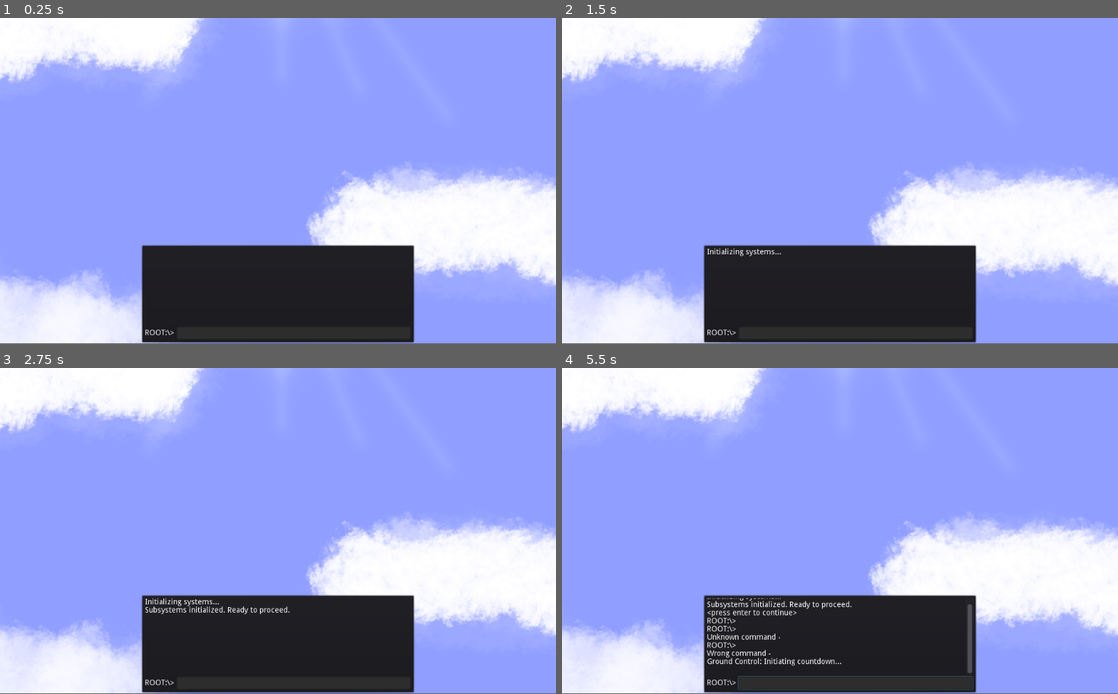
Above: before the commit, frames 1-4 (two rows, left to right).
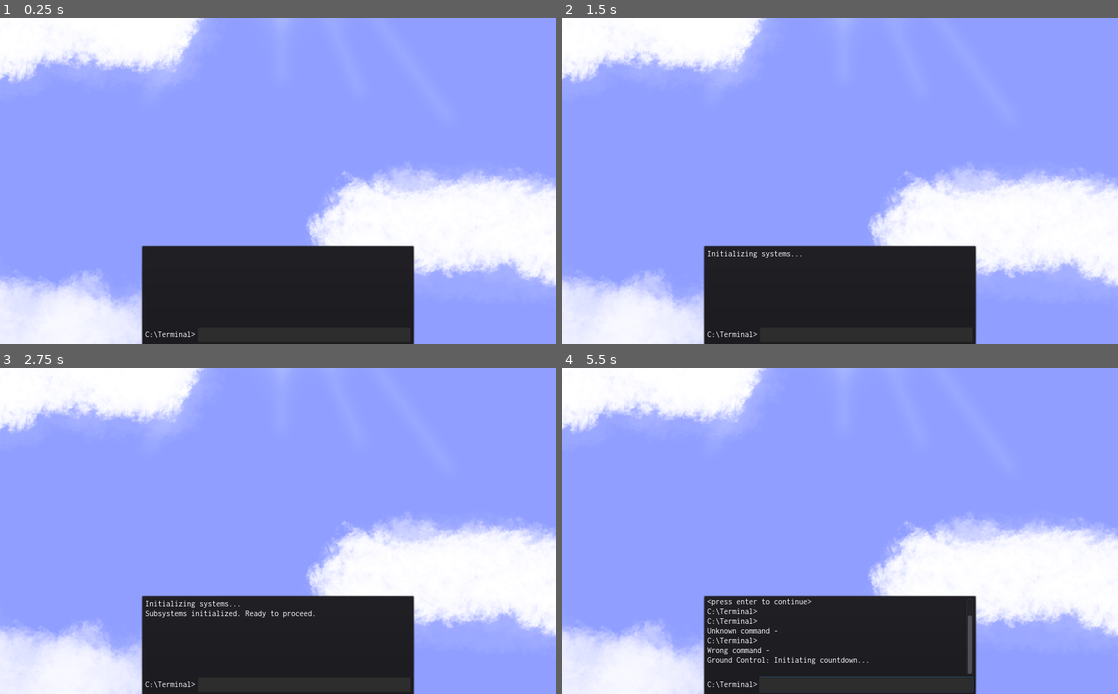
Above: after the commit, the same moments.

Repository: mandrulevicius/voyage-of-science-and-legacy
Game: Godot game, scene res://Main.tscn
Same seed, same stepped clock (60 frames per second), same inputs: the game is played once before the commit and once after it.
Inputs:
- Up to frame 1 (0.25 s): no input
- Up to frame 2 (1.5 s): tap Enter (ui_accept) at 0.5, 0.77, 1.25 s; hold Space 0.53-1.28 s; tap Space at 1.35 s
- Up to frame 3 (2.75 s): tap Enter (ui_accept) at 1.52, 2 s; hold Space from 2.03 s (still down)
- Up to frame 4 (5.5 s): tap Enter (ui_accept) at 2.75, 3.02, 3.5, 3.77, 4.25, 4.52 s; release Space at 2.78 s; tap Space at 2.85, 4.35 s; hold Space 3.53-4.28 s; hold Space from 5.03 s (still down)
In our replay, the window is 800x468 before the commit and 800x469 after it. These sizes can differ from the game's own. Grey fills any space a smaller window leaves; there, only what the larger window draws over its background counts as a difference.

The runs differ from the first frame. In frame 1, 0.7% of the frame differs, in the area x 0-100%, y 49-100%; in frame 2, 0.9%; in frame 3, 1.3%; in frame 4, 2.4%.

Commit message:
add monospace font, configure resolution scaling

Diff:
--- a/Main.tscn
+++ b/Main.tscn
@@ -12,9 +12,19 @@
 [ext_resource path="res://Assets/PhotoFrame.png" type="Texture" id=10]
 [ext_resource path="res://Assets/Jupiter.png" type="Texture" id=11]
 [ext_resource path="res://Assets/StarsWithEarthInSunbeam.png" type="Texture" id=12]
-
-[sub_resource type="Animation" id=1]
-resource_name = "Alarm"
+[ext_resource path="res://Assets/Fonts/Kenney Future Narrow.ttf" type="DynamicFontData" id=13]
+[ext_resource path="res://Assets/Fonts/Inconsolata/Inconsolata-VariableFont_wdth,wght.ttf" type="DynamicFontData" id=15]
+
+[sub_resource type="DynamicFont" id=1]
+font_data = ExtResource( 15 )
+
+[sub_resource type="DynamicFont" id=2]
+font_data = ExtResource( 15 )
+
+[sub_resource type="DynamicFont" id=3]
+font_data = ExtResource( 13 )
+
+[sub_resource type="Animation" id=4]
 length = 1.5
 loop = true
 tracks/0/type = "value"
@@ -30,8 +40,7 @@
 "values": [ Color( 1, 0, 0, 0 ), Color( 1, 0, 0, 0.509804 ), Color( 1, 0, 0, 0.509804 ), Color( 1, 0, 0, 0 ) ]
 }
 
-[sub_resource type="Animation" id=2]
-resource_name = "DeeperSpaceToDeepest"
+[sub_resource type="Animation" id=5]
 length = 6.0
 tracks/0/type = "value"
 tracks/0/path = NodePath("LightSpaceBackground:modulate")
@@ -70,8 +79,7 @@
 "values": [ Color( 1, 1, 1, 0.509804 ), Color( 1, 1, 1, 0 ) ]
 }
 
-[sub_resource type="Animation" id=3]
-resource_name = "DeeperSpaceToDeepest"
+[sub_resource type="Animation" id=6]
 length = 6.0
 tracks/0/type = "value"
 tracks/0/path = NodePath("LightSpaceBackground:modulate")
@@ -297,6 +305,18 @@
 "update": 0,
 "values": [ Vector2( 0, 0 ), Vector2( 40, -40 ) ]
 }
+
+[sub_resource type="DynamicFont" id=14]
+size = 32
+outline_size = 4
+outline_color = Color( 0, 0, 0, 1 )
+font_data = ExtResource( 13 )
+
+[sub_resource type="DynamicFont" id=15]
+size = 32
+outline_size = 4
+outline_color = Color( 0, 0, 0, 1 )
+font_data = ExtResource( 15 )
 
 [node name="Main" type="Node"]
 script = ExtResource( 1 )
@@ -359,13 +379,14 @@
 margin_left = 7.0
 margin_top = 7.0
 margin_right = 497.0
-margin_bottom = 175.0
+margin_bottom = 179.0
 
 [node name="Output" type="RichTextLabel" parent="HUD/ConsoleContainer/VBoxContainer"]
 margin_right = 490.0
 margin_bottom = 140.0
 rect_min_size = Vector2( 0, 140 )
 focus_mode = 2
+custom_fonts/normal_font = SubResource( 1 )
 visible_characters = 0
 text = "
 "
@@ -378,22 +399,24 @@
 [node name="HBoxContainer" type="HBoxContainer" parent="HUD/ConsoleContainer/VBoxContainer"]
 margin_top = 144.0
 margin_right = 490.0
-margin_bottom = 168.0
+margin_bottom = 172.0
 __meta__ = {
 "_edit_use_anchors_": false
 }
 
 [node name="PathLabel" type="Label" parent="HUD/ConsoleContainer/VBoxContainer/HBoxContainer"]
 margin_top = 5.0
-margin_right = 54.0
-margin_bottom = 19.0
-text = "ROOT:\\>"
+margin_right = 96.0
+margin_bottom = 23.0
+custom_fonts/font = SubResource( 2 )
+text = "C:\\Terminal>"
 
 [node name="CommandLine" type="LineEdit" parent="HUD/ConsoleContainer/VBoxContainer/HBoxContainer"]
-margin_left = 58.0
+margin_left = 100.0
 margin_right = 490.0
-margin_bottom = 24.0
+margin_bottom = 28.0
 size_flags_horizontal = 3
+custom_fonts/font = SubResource( 3 )
 editable = false
 caret_blink = true
 __meta__ = {
@@ -471,28 +494,48 @@
 script = ExtResource( 5 )
 
 [node name="AlarmAnimation" type="AnimationPlayer" parent="."]
-anims/Alarm = SubResource( 1 )
+anims/Alarm = SubResource( 4 )
 
 [node name="SkyChangeAnimation" type="AnimationPlayer" parent="."]
-anims/DeeperSpaceToDeepest = SubResource( 2 )
-anims/LightSpaceToDeeper = SubResource( 3 )
-anims/SkyToLightSpace = SubResource( 4 )
+anims/DeeperSpaceToDeepest = SubResource( 5 )
+anims/LightSpaceToDeeper = SubResource( 6 )
+anims/SkyToLightSpace = SubResource( 7 )
 
 [node name="WritingAnimation" type="AnimationPlayer" parent="."]
-anims/Writing = SubResource( 5 )
+anims/Writing = SubResource( 8 )
 
 [node name="Tween" type="Tween" parent="."]
 
 [node name="PhotoAnimation" type="AnimationPlayer" parent="."]
-anims/PhotoFrameCapture = SubResource( 6 )
+anims/PhotoFrameCapture = SubResource( 9 )
 
 [node name="JupiterAnimation" type="AnimationPlayer" parent="."]
-anims/JupiterFlyby = SubResource( 7 )
+anims/JupiterFlyby = SubResource( 10 )
 
 [node name="EndAnimation" type="AnimationPlayer" parent="."]
-anims/End = SubResource( 8 )
+anims/End = SubResource( 11 )
 
 [node name="EarthPhotoAnimation" type="AnimationPlayer" parent="."]
-anims/TurnAround = SubResource( 9 )
-anims/Zoom = SubResource( 10 )
+anims/TurnAround = SubResource( 12 )
+anims/Zoom = SubResource( 13 )
+
+[node name="Comments" type="RichTextLabel" parent="."]
+margin_left = 3.41229
+margin_top = 1203.86
+margin_right = 676.412
+margin_bottom = 1953.86
+custom_fonts/mono_font = SubResource( 14 )
+custom_fonts/normal_font = SubResource( 15 )
+custom_colors/default_color = Color( 1, 1, 1, 1 )
+custom_colors/selection_color = Color( 1, 1, 1, 1 )
+custom_colors/font_color_selected = Color( 1, 1, 1, 1 )
+custom_colors/font_color_shadow = Color( 1, 1, 1, 1 )
+tab_size = 2
+text = "ToDo:
+	-Audio
+	-Gameplay - restart only current mission on failure."
+__meta__ = {
+"_edit_use_anchors_": false
+}
+
 [connection signal="text_entered" from="HUD/ConsoleContainer/VBoxContainer/HBoxContainer/CommandLine" to="." method="_on_CommandLine_text_entered"]
--- a/project.godot
+++ b/project.godot
@@ -10,7 +10,6 @@
 
 _global_script_classes=[  ]
 _global_script_class_icons={
-
 }
 
 [application]
@@ -19,6 +18,11 @@
 run/main_scene="res://Main.tscn"
 config/icon="res://Assets/Sunlight.png"
 
+[display]
+
+window/stretch/mode="2d"
+window/stretch/aspect="expand"
+
 [rendering]
 
 environment/default_clear_color=Color( 0, 0, 0, 1 )
Binary file added: Assets/Fonts/Inconsolata/Inconsolata-VariableFont_wdth,wght.ttf
Not shown, added: Assets/Fonts/Inconsolata/OFL.txt
Not shown, added: Assets/Fonts/Inconsolata/README.txt
Binary file added: Assets/Fonts/Inconsolata/static/Inconsolata/Inconsolata-Black.ttf
Binary file added: Assets/Fonts/Inconsolata/static/Inconsolata/Inconsolata-Bold.ttf
Binary file added: Assets/Fonts/Inconsolata/static/Inconsolata/Inconsolata-ExtraBold.ttf
Binary file added: Assets/Fonts/Inconsolata/static/Inconsolata/Inconsolata-ExtraLight.ttf
Binary file added: Assets/Fonts/Inconsolata/static/Inconsolata/Inconsolata-Light.ttf
Binary file added: Assets/Fonts/Inconsolata/static/Inconsolata/Inconsolata-Medium.ttf
Binary file added: Assets/Fonts/Inconsolata/static/Inconsolata/Inconsolata-Regular.ttf
Binary file added: Assets/Fonts/Inconsolata/static/Inconsolata/Inconsolata-SemiBold.ttf
Binary file added: Assets/Fonts/Inconsolata/static/Inconsolata_Condensed/Inconsolata_Condensed-Black.ttf
(and 84 more such lines)
